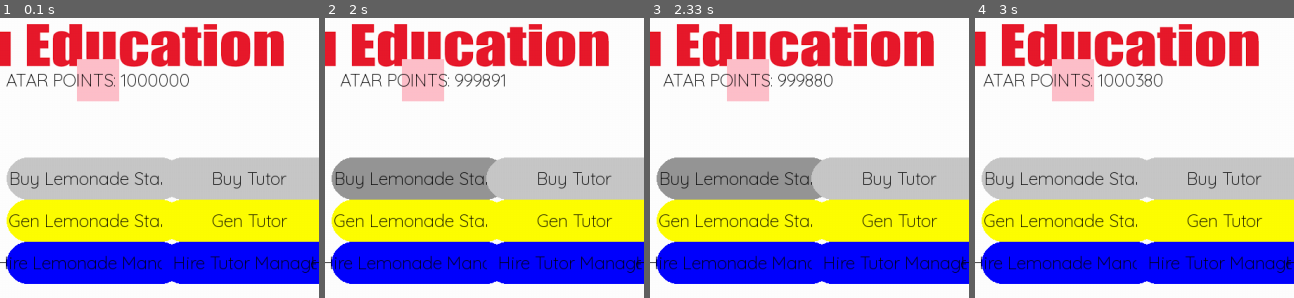
Above: before the commit, frames 1-4 (left to right).
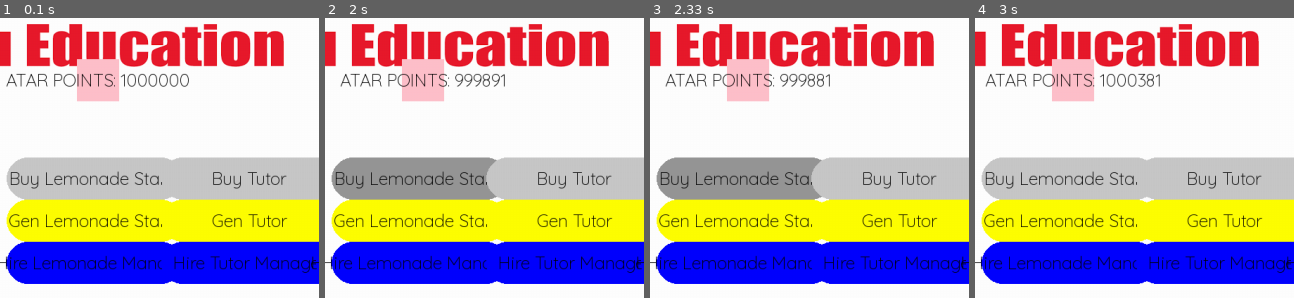
Above: after the commit, the same moments.

Repository: danzzzg1432/2025-major-work
Game: pygame game, started from main.py
Same seed, same stepped clock (60 frames per second), same inputs: the game is played once before the commit and once after it.
Inputs (mouse positions are % of the whole screen's width and height, from its top left):
- Up to frame 1 (0.1 s): no input
- Up to frame 2 (2 s): click "Buy Tutor" at 0.38 s; tap Space at 0.67 s; click (27, 35) at 1.05 s; click (87, 59) at 1.38 s; click "Buy Lemonade Stand" at 1.72 s
- Up to frame 3 (2.33 s): click "Buy Lemonade Stand" at 2.05 s
- Up to frame 4 (3 s): click "Gen Professor" at 2.38 s; click (48, 17) at 2.72 s
The pictures show only the part of the screen within x 21-71%, y 0-50%; the shares and areas given below are measured in that part.

Frames 1-2 are identical in both runs. In frame 3, 1.4% of the frame differs, in the area x 4-58%, y 20-25%; in frame 4, 1.4%, in the area x 2-59%, y 20-25%.

Commit message:
Adds save/load functionality and refactors user management
Introduces SaveStates class for saving and loading user data in JSON format.
Adjusts generator price scaling to 7% growth for better balance.
Enhances user and manager logic to prevent duplicate purchases.
Disables and comments out unused menus for streamlining.
Enables DEBUG_MODE and updates save directory path.
Improves code readability through minor formatting changes.
~ Commit message generated using GPT-4o

Note: saving still in early stages, perhaps 50% done. At this point, currently bug fixing with how the game handles automatic generation using managers (the logic is kinda cooked right now). Bug galore

Diff:
--- a/game_classes.py
+++ b/game_classes.py
@@ -1,9 +1,27 @@
 import sys
-import math
-
+import os
 import pygame
-
+import json
 from game_constants import *
+
+
+class SaveStates:
+    @staticmethod
+    def get_path():
+        return os.path.join(SAVE_DIR)
+
+    @staticmethod
+    def save_user(user):
+        path = SaveStates.get_path()
+        with open(path, "w") as f:
+            json.dump(user.to_dict(), f, indent=4)
+
+    @staticmethod
+    def load_user():
+        path = SaveStates.get_path()
+        with open(path) as f:
+            data = json.load(f)
+        return User.from_dict(data)
 
 # Button Class
 class Button: # global button class
@@ -50,11 +68,11 @@
 
     @property
     def next_price(self): # price of the next generator, increases by 15% each time you buy one. This one is the one shown to the user - the buy() method has this already inline
-        return int(self.base_price * (1.15 ** self.amount)) # price of the next generator, increases by 15% each time you buy one
+        return int(self.base_price * (1.07 ** self.amount)) # price of the next generator, increases by 15% each time you buy one
 
     def buy(self, user, quantity=1): # buy a generator, quantity is the amount of generators to buy
         total_cost = sum(
-            int(self.base_price * (1.15 ** i))
+            int(self.base_price * (1.07 ** i))
             for i in range(self.amount, self.amount + quantity)) # total cost of the generators
         if user.money >= total_cost:
             user.money -= total_cost
@@ -69,31 +87,35 @@
 
     @classmethod
     def from_dict(cls, data): # creates a generator object from a dictionary, essentially encapsulates the generator object into a dictionary for saving/loading purposes
-        prototype = GENERATOR_PROTOTYPES[data["id"]] # get the prototype from the generator prototypes dictionary
+        proto = GENERATOR_PROTOTYPES[data["id"]]
         return cls(
-            id = data["id"],
-            base_rate = prototype["base_rate"],
-            base_price = prototype["base_price"],
-            level = data["level"],
-            amount = data["amount"]
+            id=data["id"],
+            name=proto["name"],
+            base_rate=proto["base_rate"],
+            base_price=proto["base_price"],
+            level=data["level"],
+            amount=data["amount"]
         )
 
 class Manager: # global manager class
-    def __init__(self, id, name, cost):
+    def __init__(self, id, name, cost, owned):
         self.id = id
         self.name = name
         self.cost = cost
 
     def buy(self, user):
         # attempts to hire this manager; deduct cost and register on user
-        if user.money >= self.cost:
-            user.money -= self.cost
-            user.managers[self.id] = self
-            return True
+        if self.id in user.managers:
+            return False
+        elif user.money >= self.cost:
+                user.money -= self.cost
+                user.managers[self.id] = self
+                return True
         return False
 
     def to_dict(self): # returns a dictionary of the manager object
         return { "id": self.id }
+
 
     @classmethod
     def from_dict(cls, data): # creates a manager object from a dictionary, essentially encapsulates the manager object into a dictionary for saving/loading purposes
@@ -105,6 +127,11 @@
         self.generators = {}
         self.money = money
         self.managers = {}
+
+
+    def buy_generator(self, generator_id, quantity=1): # buy a generator, quantity is the amount of generators to buy
+        self.ensure_generator(generator_id) # ensure the generator exists in the user object
+        self.generators[generator_id].buy(self, quantity) # buy the generator(s)
 
     def ensure_generator(self, generator_id): # check if the generator exists in the user object, if not, create it
         if generator_id not in self.generators:
@@ -116,28 +143,25 @@
                 base_price=prototype["base_price"]
             )
 
-    def buy_generator(self, generator_id, quantity=1): # buy a generator, quantity is the amount of generators to buy
-        self.ensure_generator(generator_id) # ensure the generator exists in the user object
-        self.generators[generator_id].buy(self, quantity) # buy the generator(s)
-
-    def ensure_manager(self, manager_id):
+    def buy_manager(self, manager_id): # buy a manager
+        self.ensure_manager(manager_id)
+        return self.managers[manager_id].buy(self)
+
+    def ensure_manager(self, manager_id): # check if the manager exists in the user object, if not, create it
         if manager_id not in self.managers:
             proto = MANAGER_PROTOTYPES[manager_id]
             self.managers[manager_id] = Manager(manager_id, proto["name"], proto["cost"])
 
-    def buy_manager(self, manager_id):
-        self.ensure_manager(manager_id)
-        return self.managers[manager_id].buy(self)
-
-    def update(self, dt_seconds):
+    def update(self, dt_seconds): # update the user object, called every frame
         for gen in self.generators.values():
             if gen.id in self.managers:
                 self.money += gen.rate * dt_seconds
 
-    def to_dict(self): # returns a dictionary of the user object
+    def to_dict(self): # returns a dictionary of all the users data
         return{
                "money": self.money,
-               "generators": {generator.to_dict() for generator in self.generators.values()}
+               "generators": {generator.to_dict() for generator in self.generators.values()},
+               "managers": {manager.to_dict() for manager in self.managers.values()},
                }
 
     @classmethod
@@ -146,6 +170,10 @@
         for generator_data in data["generators"]:
             generator = Generator.from_dict(generator_data)
             user.generators[generator.id] = generator # add the generator to the user object
+        for manager_data in data["managers"]:
+            manager = Manager.from_dict(manager_data)
+            user.managers[manager.id] = manager
+
         return user #
 
     # old code
@@ -165,18 +193,18 @@
     #         self.money += generator.generate_money()
 
 # Screens and Menus
-user = User(1000000) # global user object
+user = User(1000000) # test user lol
 class StateManager: # global state manager
     def __init__(self, screen):
         self.state = TESTING # set initial state to main menu (for now)
         self.states = {
             MAIN_MENU: MainMenu(screen, self),
             GAME_MENU: GameMenu(screen, self),
-            SETTINGS_MENU: SettingsMenu(screen, self),
-            SHOP_MENU: ShopMenu(screen, self),
-            LOGIN_MENU: LoginMenu(screen, self),
-            REGISTER_MENU: RegisterMenu(screen, self),
-            HELP_MENU: HelpMenu(screen, self),
+            # SETTINGS_MENU: SettingsMenu(screen, self),
+            # SHOP_MENU: ShopMenu(screen, self),
+            # LOGIN_MENU: LoginMenu(screen, self),
+            # REGISTER_MENU: RegisterMenu(screen, self),
+            # HELP_MENU: HelpMenu(screen, self),
             TESTING: Testing(screen, user, self)
             }
 
@@ -193,7 +221,8 @@
 
     def __str__(self): # debugging line to print all states and their types
         state_names = {key: type(value).__name__ for key, value in self.states.items()}
-        return f"Current States: {self.state}, States: {state_names}" # debugging line
+        print(f"Current States: {self.state}, States: {state_names}") if DEBUG_MODE else None # debugging line
+        return ""
 class MainMenu: # Main menu class
     def __init__(self, screen, state_manager):
         self.screen = screen
@@ -315,7 +344,7 @@
         self.id = id
         self.font = font
         self.font_colour = font_colour
-        self.display = display # thing we display inside the frect (idk why but i call it text)
+        self.display = display # thing we display inside the frect
         self.display_callback = display_callback # for displays requiring dynamic updates
 
         if image_path:  # Load and scale image if provided
@@ -392,24 +421,14 @@
             x, padding_y + 0*60, BUTTON_WIDTH, BUTTON_HEIGHT,
             f"Buy {prototype['name']}",
             GRAY, self.font, BLACK,
-            callback=lambda generator_id=generator_id: ( self.user.ensure_generator(generator_id),
-                                     self.user.buy_generator(generator_id) )
+            callback=lambda generator_id=generator_id: ( self.user.ensure_generator(generator_id), self.user.buy_generator(generator_id) )
             ))
             # 2) Manual Generate
-            buttons.append(Button(
-            x, padding_y + 1*60, BUTTON_WIDTH, BUTTON_HEIGHT,
-            f"Gen {prototype['name']}",
-            YELLOW, self.font, BLACK,
-            callback=lambda generator_id=generator_id: ( self.user.ensure_generator(generator_id),
-                                     self.user.generators[generator_id].manual_generate(self.user) )
+            buttons.append(Button(x, padding_y + 1*60, BUTTON_WIDTH, BUTTON_HEIGHT, f"Gen {prototype['name']}", YELLOW, self.font, BLACK, callback=lambda generator_id=generator_id: ( self.user.ensure_generator(generator_id), self.user.generators[generator_id].manual_generate(self.user) )
             ))
             # 3) Hire Manager
             mproto = MANAGER_PROTOTYPES[generator_id]
-            buttons.append(Button(
-            x, padding_y + 2*60, BUTTON_WIDTH, BUTTON_HEIGHT,
-            f"Hire {mproto['name']}",
-            BLUE, self.font, BLACK,
-            callback=lambda generator_id=generator_id: ( self.user.buy_manager(generator_id) )
+            buttons.append(Button( x, padding_y + 2*60, BUTTON_WIDTH, BUTTON_HEIGHT, f"Hire {mproto['name']}", BLUE, self.font, BLACK, callback=lambda generator_id=generator_id: ( self.user.buy_manager(generator_id) )
             ))
         return buttons
 
@@ -462,90 +481,88 @@
 
 
 
-
-
-class ShopMenu: # Shop menu class
-    def __init__(self, screen, state_manager):
-        self.screen = screen
-        self.state_manager = state_manager
-
-    def handle_events(self, events):
-        for event in events:
-            if event.type == pygame.QUIT:
-                pygame.quit()
-                sys.exit()
-
-    def update(self):
-        pass
-
-    def render(self):
-        self.screen.fill(GRAY)
-        pygame.display.flip()
-class SettingsMenu: # Settings menu class
-    def __init__(self, screen, state_manager):
-        self.screen = screen
-        self.state_manager = state_manager
-
-    def handle_events(self, events):
-        for event in events:
-            if event.type == pygame.QUIT:
-                pygame.quit()
-                sys.exit()
-
-    def update(self):
-        pass
-
-    def render(self):
-        self.screen.fill(GRAY)
-        pygame.display.flip()
-class LoginMenu: # Login menu class
-    def __init__(self, screen, state_manager):
-        self.screen = screen
-        self.state_manager = state_manager
-
-    def handle_events(self, events):
-        for event in events:
-            if event.type == pygame.QUIT:
-                pygame.quit()
-                sys.exit()
-
-    def update(self):
-        pass
-
-    def render(self):
-        self.screen.fill(GRAY)
-        pygame.display.flip()
-class RegisterMenu: # Register menu class
-    def __init__(self, screen, state_manager):
-        self.screen = screen
-        self.state_manager = state_manager
-
-    def handle_events(self, events):
-        for event in events:
-            if event.type == pygame.QUIT:
-                pygame.quit()
-                sys.exit()
-
-    def update(self):
-        pass
-
-    def render(self):
-        self.screen.fill(GRAY)
-        pygame.display.flip()
-class HelpMenu: # Help menu class
-    def __init__(self, screen, state_manager):
-        self.screen = screen
-        self.state_manager = state_manager
-
-    def handle_events(self, events):
-        for event in events:
-            if event.type == pygame.QUIT:
-                pygame.quit()
-                sys.exit()
-
-    def update(self):
-        pass
-
-    def render(self):
-        self.screen.fill(GRAY)
-        pygame.display.flip()
+# class ShopMenu: # Shop menu class
+#     def __init__(self, screen, state_manager):
+#         self.screen = screen
+#         self.state_manager = state_manager
+
+#     def handle_events(self, events):
+#         for event in events:
+#             if event.type == pygame.QUIT:
+#                 pygame.quit()
+#                 sys.exit()
+
+#     def update(self):
+#         pass
+
+#     def render(self):
+#         self.screen.fill(GRAY)
+#         pygame.display.flip()
+# class SettingsMenu: # Settings menu class
+#     def __init__(self, screen, state_manager):
+#         self.screen = screen
+#         self.state_manager = state_manager
+
+#     def handle_events(self, events):
+#         for event in events:
+#             if event.type == pygame.QUIT:
+#                 pygame.quit()
+#                 sys.exit()
+
+#     def update(self):
+#         pass
+
+#     def render(self):
+#         self.screen.fill(GRAY)
+#         pygame.display.flip()
+# class LoginMenu: # Login menu class
+#     def __init__(self, screen, state_manager):
+#         self.screen = screen
+#         self.state_manager = state_manager
+
+#     def handle_events(self, events):
+#         for event in events:
+#             if event.type == pygame.QUIT:
+#                 pygame.quit()
+#                 sys.exit()
+
+#     def update(self):
+#         pass
+
+#     def render(self):
+#         self.screen.fill(GRAY)
+#         pygame.display.flip()
+# class RegisterMenu: # Register menu class
+#     def __init__(self, screen, state_manager):
+#         self.screen = screen
+#         self.state_manager = state_manager
+
+#     def handle_events(self, events):
+#         for event in events:
+#             if event.type == pygame.QUIT:
+#                 pygame.quit()
+#                 sys.exit()
+
+#     def update(self):
+#         pass
+
+#     def render(self):
+#         self.screen.fill(GRAY)
+#         pygame.display.flip()
+# class HelpMenu: # Help menu class
+#     def __init__(self, screen, state_manager):
+#         self.screen = screen
+#         self.state_manager = state_manager
+
+#     def handle_events(self, events):
+#         for event in events:
+#             if event.type == pygame.QUIT:
+#                 pygame.quit()
+#                 sys.exit()
+
+#     def update(self):
+#         pass
+
+#     def render(self):
+#         self.screen.fill(GRAY)
+#         pygame.display.flip()
--- a/game_constants.py
+++ b/game_constants.py
@@ -1,6 +1,8 @@
 import pygame
 
 pygame.init()
+
+DEBUG_MODE = True
 
 # Screen settings
 SCREEN_WIDTH = 1280
@@ -13,7 +15,7 @@
 IMAGES_DIR = f"{ASSETS_DIR}/images"
 SOUNDS_DIR = f"{ASSETS_DIR}/sounds"
 FONTS_DIR = f"{ASSETS_DIR}/fonts"
-SAVE_DIR = "savestates"
+SAVE_DIR = "savestates/save_data.json"
 
 # Colours (RGB values)
 WHITE = (255, 255, 255)
@@ -49,15 +51,16 @@
 # Save/load settings
 SAVE_FILE_NAME = "save_data.json"
 
-# Game states
+
 MAIN_MENU = "main_menu"
 GAME_MENU = "game_menu"
-SETTINGS_MENU = "settings_menu"
-SHOP_MENU = "shop_menu"
-LOGIN_MENU = "login_menu"
-REGISTER_MENU = "register_menu"
-HELP_MENU = "help_menu"
+# SETTINGS_MENU = "settings_menu"
+# SHOP_MENU = "shop_menu"
+# LOGIN_MENU = "login_menu"
+# REGISTER_MENU = "register_menu"
+# HELP_MENU = "help_menu"
 TESTING = "testing"
+# Game states
 
 
 # Load Images
--- a/main.py
+++ b/main.py
@@ -11,11 +11,17 @@
 state_manager = StateManager(screen)
 pygame.display.set_caption(f"hi")
 
-# debugging stuff
-DEBUG_MODE = False  # Set to False in release
-
 if DEBUG_MODE:
     print(state_manager)  # print all registered states
+
+# def load_game():
+#     try:
+#         user = SaveStates.load_user()
+#         print("Loaded successfully") if DEBUG_MODE else None
+#     except Exception as e:
+#         print(f"Error loading game: {e}") if DEBUG_MODE else None
+#         user = User(STARTING_MONEY, STARTING_LEVEL, STARTING_REPUTATION)
+# def save_game():
 
 # Main loop
 clock = pygame.time.Clock()
--- a/savestates/save_data.json
+++ b/savestates/save_data.json
@@ -0,0 +1,4 @@
+{
+    "money": 1000000,
+    "generators": []
+}
